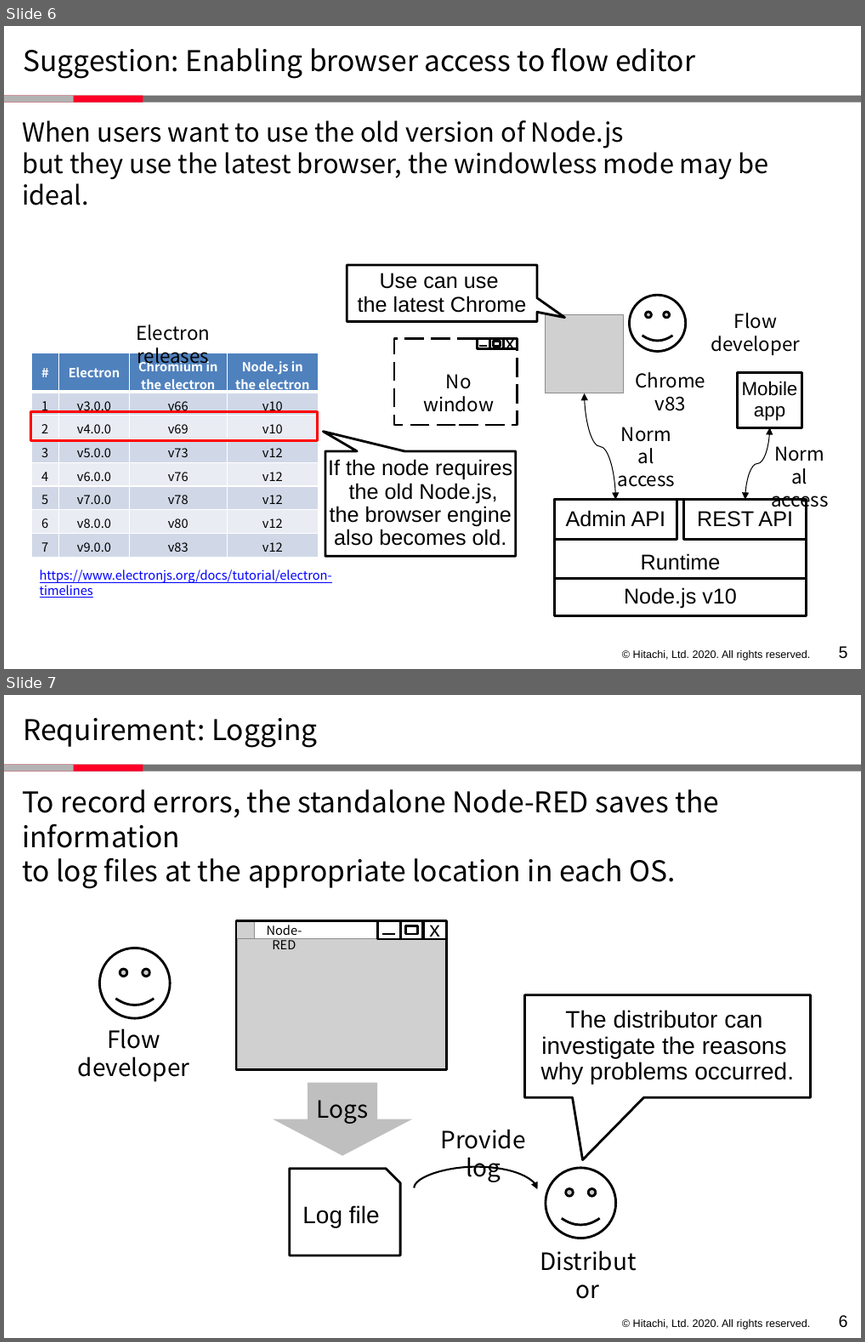
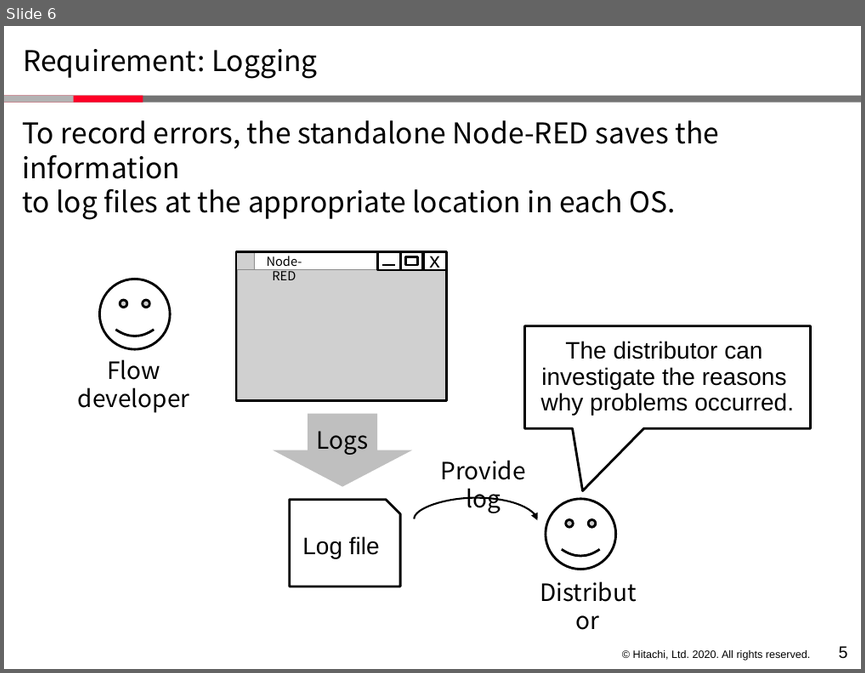
Before and after one commit to node-red-hitachi/node-red-notes, a slide deck: Teleconference/20200428/01-standalone_nodered.pptx. Shown one above the other, each under a label of ours: slides 6 and 7 before the commit, slide 6 after it. The pictures are 865x1342 and 865x673 pixels, drawn with LibreOffice and Linux fonts; fonts in the diff are those of the drawing; grey boxes stand for pictures; background and template pictures are left out. Boxes give left, top, right and bottom in pixels: in the first picture for what was removed or moved away, otherwise in the second. Text is boxed around its words. In the diff, an @@ line names an element or a change of style, - is before the commit and + after.

```diff
--- a/Teleconference/20200428/01-standalone_nodered.pptx
+++ b/Teleconference/20200428/01-standalone_nodered.pptx
@@ slide 6 removed at box(4, 26, 861, 669), background #FFFFFF; not listed: 4 template elements that a slide beside it also shows @@
@@ title removed at box(23, 48, 695, 79) @@
-Suggestion: Enabling browser access to flow editor
@@ text removed at box(22, 120, 769, 179) @@
-When users want to use the old version of Node.js
-but they use the latest browser, the windowless mode may be ideal.
@@ speech box removed at box(347, 265, 537, 322) @@
-Use can use
-the latest Chrome
@@ smiley face removed at box(630, 295, 686, 352) @@
@@ text removed at box(136, 324, 210, 368) @@
-Electron releases
@@ picture removed at box(545, 315, 624, 393) @@
@@ text removed at box(710, 312, 800, 355) @@
-Flow developer
@@ table removed at box(31, 353, 318, 557), 8 rows, 4 columns @@
-# | Electron | Chromium in / the electron | Node.js in / the electron
-1 | v3.0.0 | v66 | v10
-2 | v4.0.0 | v69 | v10
-3 | v5.0.0 | v73 | v12
-4 | v6.0.0 | v76 | v12
-5 | v7.0.0 | v78 | v12
-6 | v8.0.0 | v80 | v12
-7 | v9.0.0 | v83 | v12
@@ group removed at box(394, 338, 517, 425): 5 rectangles, 1 line @@
-x
@@ text removed at box(423, 374, 494, 412) @@
-No window
@@ text removed at box(635, 372, 705, 411) @@
-Chrome v83
@@ rectangle removed at box(737, 372, 801, 427) @@
-Mobile
-app
@@ curved double arrow removed from (616, 499) to (584, 392) @@
@@ rectangle removed at box(30, 412, 317, 440) @@
@@ curved double arrow removed from (745, 499) to (769, 428) @@
@@ speech box removed at box(325, 451, 516, 556) @@
-If the node requires
-the old Node.js,
-the browser engine
-also becomes old.
@@ text removed at box(618, 475, 676, 487) @@
-Normal
-access
@@ rectangle removed at box(554, 499, 806, 578) @@
-Runtime
@@ rectangle removed at box(554, 499, 676, 539) @@
-Admin API
@@ rectangle removed at box(683, 499, 806, 539) @@
-REST API
@@ text removed at box(771, 495, 828, 511) @@
-Normal
-access
@@ text removed at box(40, 569, 332, 597) @@
-https://www.electronjs.org/docs/tutorial/electron-timelines
@@ rectangle removed at box(554, 578, 806, 616) @@
-Node.js v10
@@ page number removed at box(839, 646, 848, 658) @@
-5
@@ what was slide 7 is now slide 6 @@
@@ page number at box(839, 646, 848, 658): text changed @@
-6
+5
```
Also in this commit, not shown: 5 slides changed.
